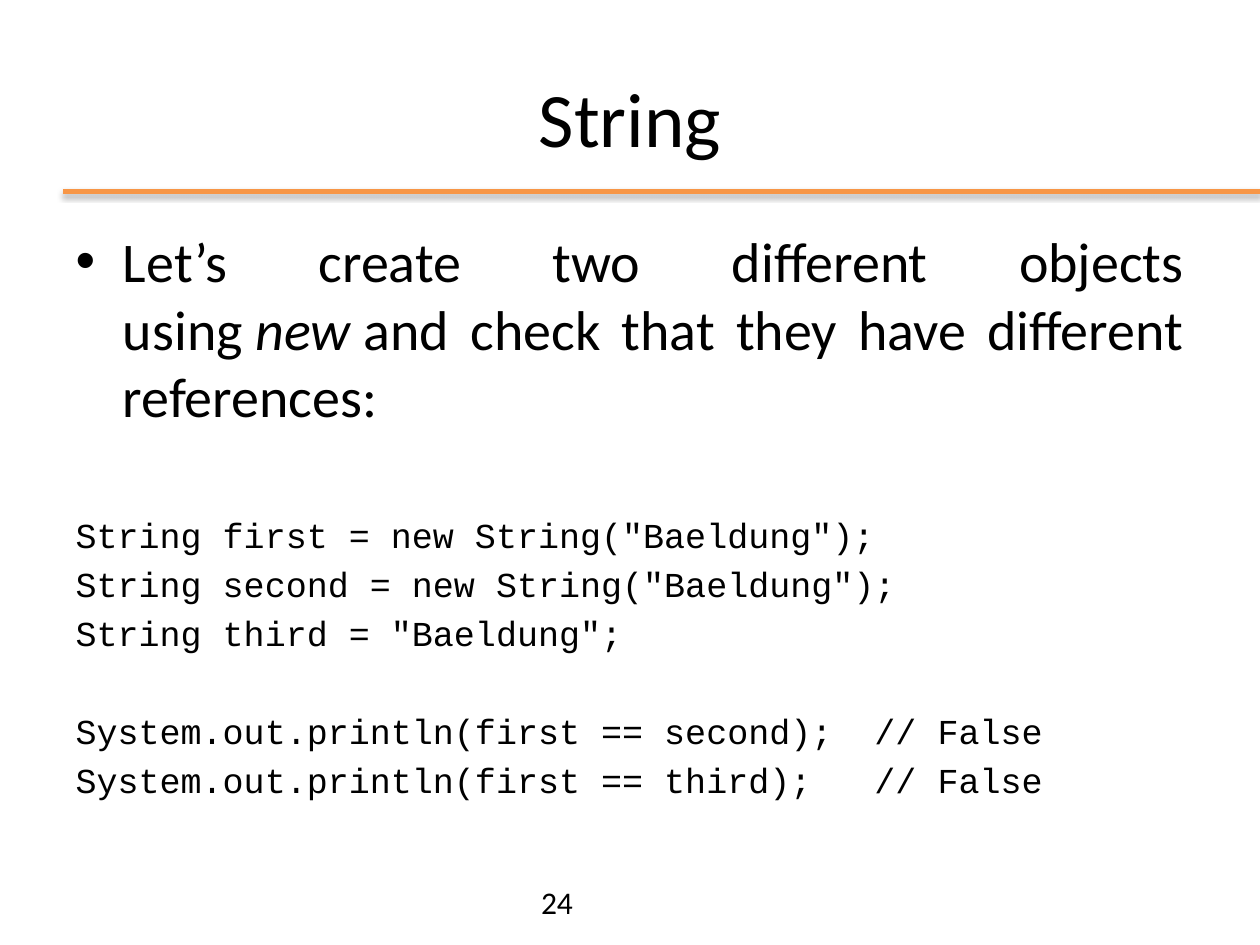
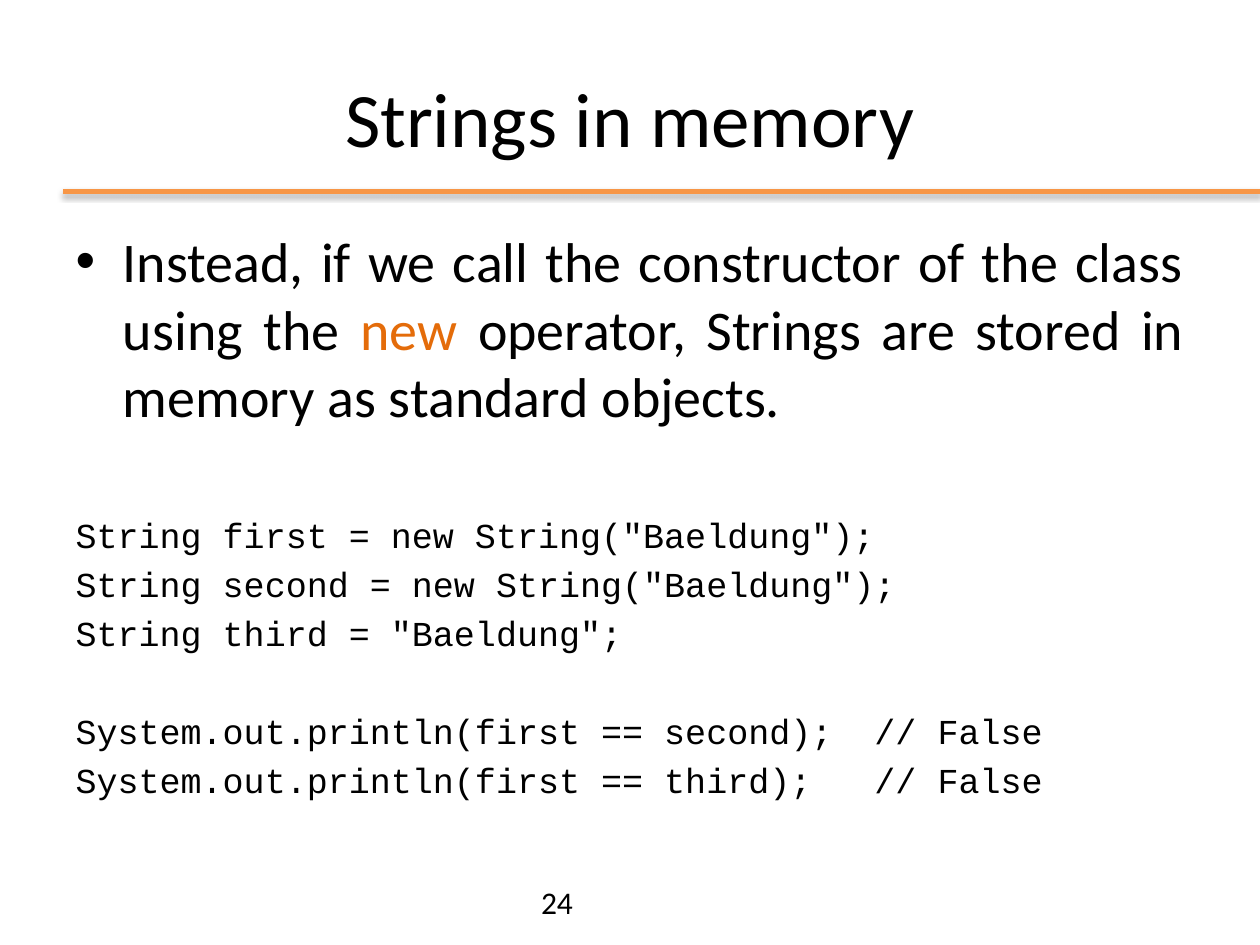
Before and after one commit to plctechnician/ooprogramming, a slide deck: slide 24 of java/slides/ppt/02 - Java Basics.pptx. Drawn at 1260x945 pixels with LibreOffice and Linux fonts; fonts in the diff are those of the drawing; background and template pictures are left out. Boxes give left, top, right and bottom in pixels: in the first picture for what was removed or moved away, otherwise in the second. Text is boxed around its words. In the diff, an @@ line names an element or a change of style, - is before the commit and + after.

```diff
--- a/java/slides/ppt/02 - Java Basics.pptx
+++ b/java/slides/ppt/02 - Java Basics.pptx
@@ title at (x1=345, y1=94, x2=914, y2=161): text changed @@
-String
+Strings in memory
@@ text at (x1=123, y1=243, x2=1183, y2=427): text changed @@
-• Let’s create two different objects using new and check that they have different references:
+• Instead, if we call the constructor of the class using the new operator, Strings are stored in memory as standard objects.
```
Also in this commit, not shown: 13 other slides changed, 1 slide added, 2 slides removed, 1 other file.
